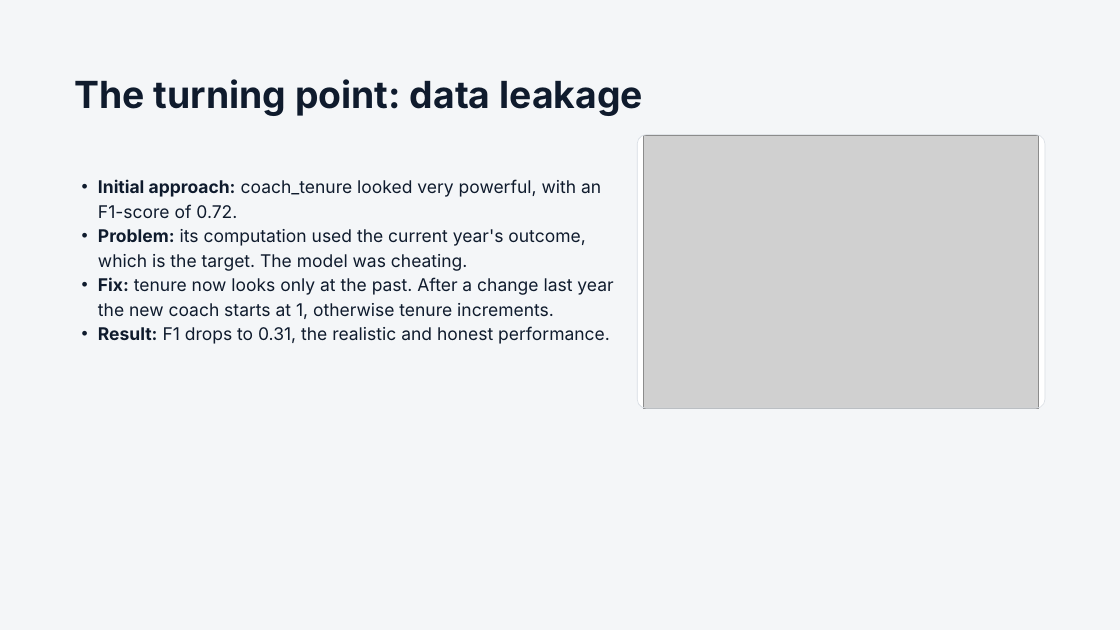
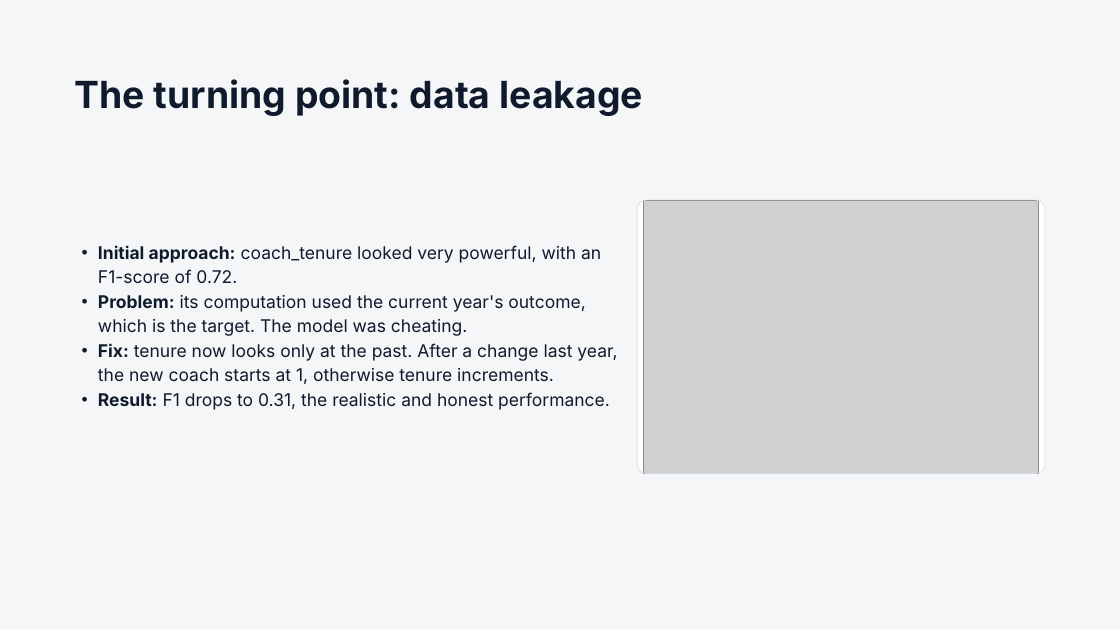
Before and after one commit to Nathan-Pinheiro/AC_hockey_predictions, a slide deck: slide 9 of Predicting NHL Head Coach Changes.pptx (slide 6 before the commit). Drawn at 1120x630 pixels with LibreOffice and Linux fonts; fonts in the diff are those of the drawing; grey boxes stand for pictures. Boxes give left, top, right and bottom in pixels: in the first picture for what was removed or moved away, otherwise in the second. Text is boxed around its words. In the diff, an @@ line names an element or a change of style, - is before the commit and + after.

```diff
--- a/Predicting NHL Head Coach Changes.pptx
+++ b/Predicting NHL Head Coach Changes.pptx
@@ 2 rounded rectangles, 1 picture, 1 text: place and size @@
-2 rounded rectangles, 1 picture, 1 text at bbox=[98, 134, 1045, 408]
+2 rounded rectangles, 1 picture, 1 text at bbox=[98, 200, 1045, 474]
@@ text at bbox=[98, 343, 617, 384]: text changed @@
-• Fix: tenure now looks only at the past. After a change last year the new coach starts at 1, otherwise tenure increments.
+• Fix: tenure now looks only at the past. After a change last year, the new coach starts at 1, otherwise tenure increments.
```
Also in this commit, not shown: 11 other slides changed, 5 slides added, 2 other files.
